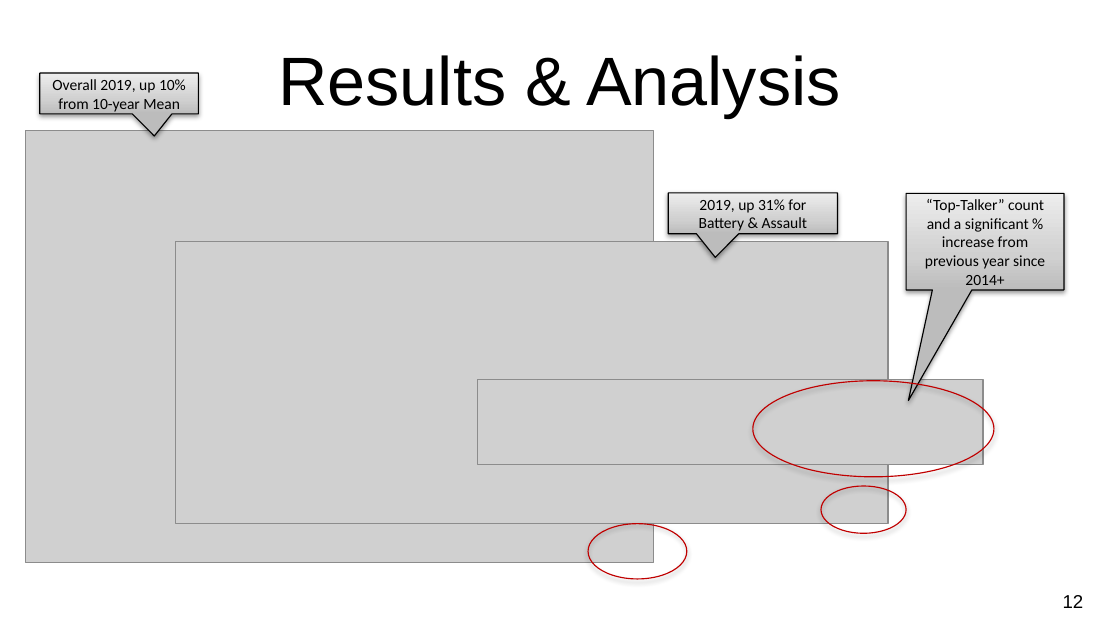
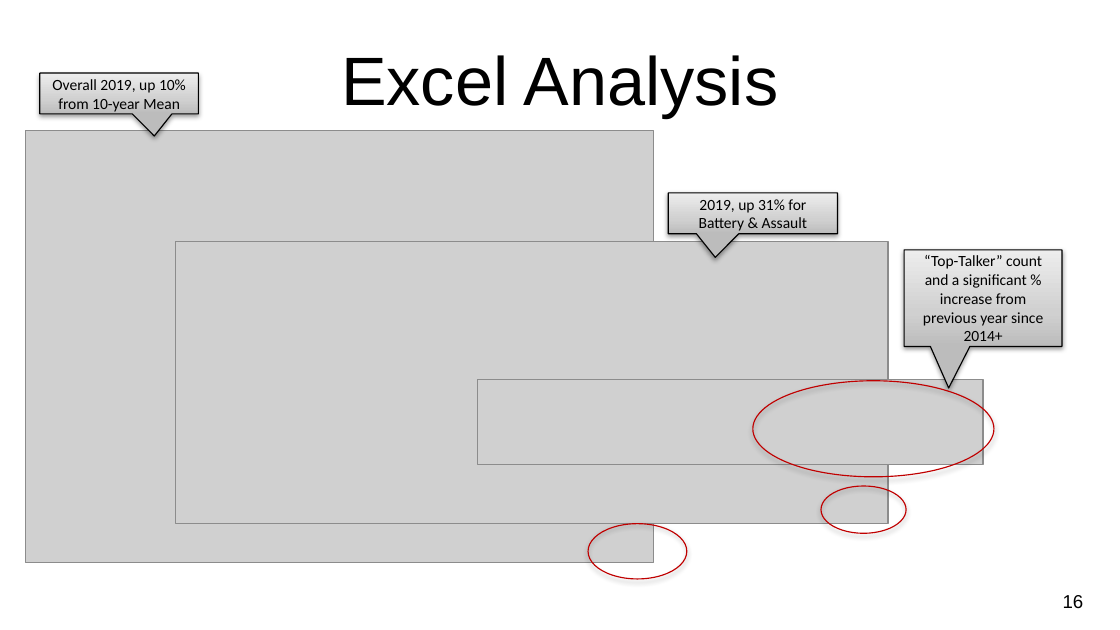
Before and after one commit to MasonMcCoy/Chicago_Crime, a slide deck: slide 17 of NU-Project1_ChicagoMagMile_Crime.pptx (slide 13 before the commit). Drawn at 1120x630 pixels with LibreOffice and Linux fonts; fonts in the diff are those of the drawing; grey boxes stand for pictures; background and template pictures are left out. Boxes give left, top, right and bottom in pixels: in the first picture for what was removed or moved away, otherwise in the second. Text is boxed around its words. In the diff, an @@ line names an element or a change of style, - is before the commit and + after.

```diff
--- a/NU-Project1_ChicagoMagMile_Crime.pptx
+++ b/NU-Project1_ChicagoMagMile_Crime.pptx
@@ title at [341,55,779,117]: text changed @@
-Results & Analysis
+Excel Analysis
@@ speech box "“Top-Talker” count and a significant ...": place and size @@
-speech box "“Top-Talker” count and a significant ..." at [906,194,1064,290]
+speech box "“Top-Talker” count and a significant ..." at [904,250,1062,346]
@@ speech box "“Top-Talker” count and a significant ..." at [904,250,1062,346]: proportions changed @@
@@ page number at [1063,595,1084,609]: text changed @@
-12
+16
```
Also in this commit, not shown: 5 other slides changed, 12 slides added, 6 slides removed, 8 other files.
